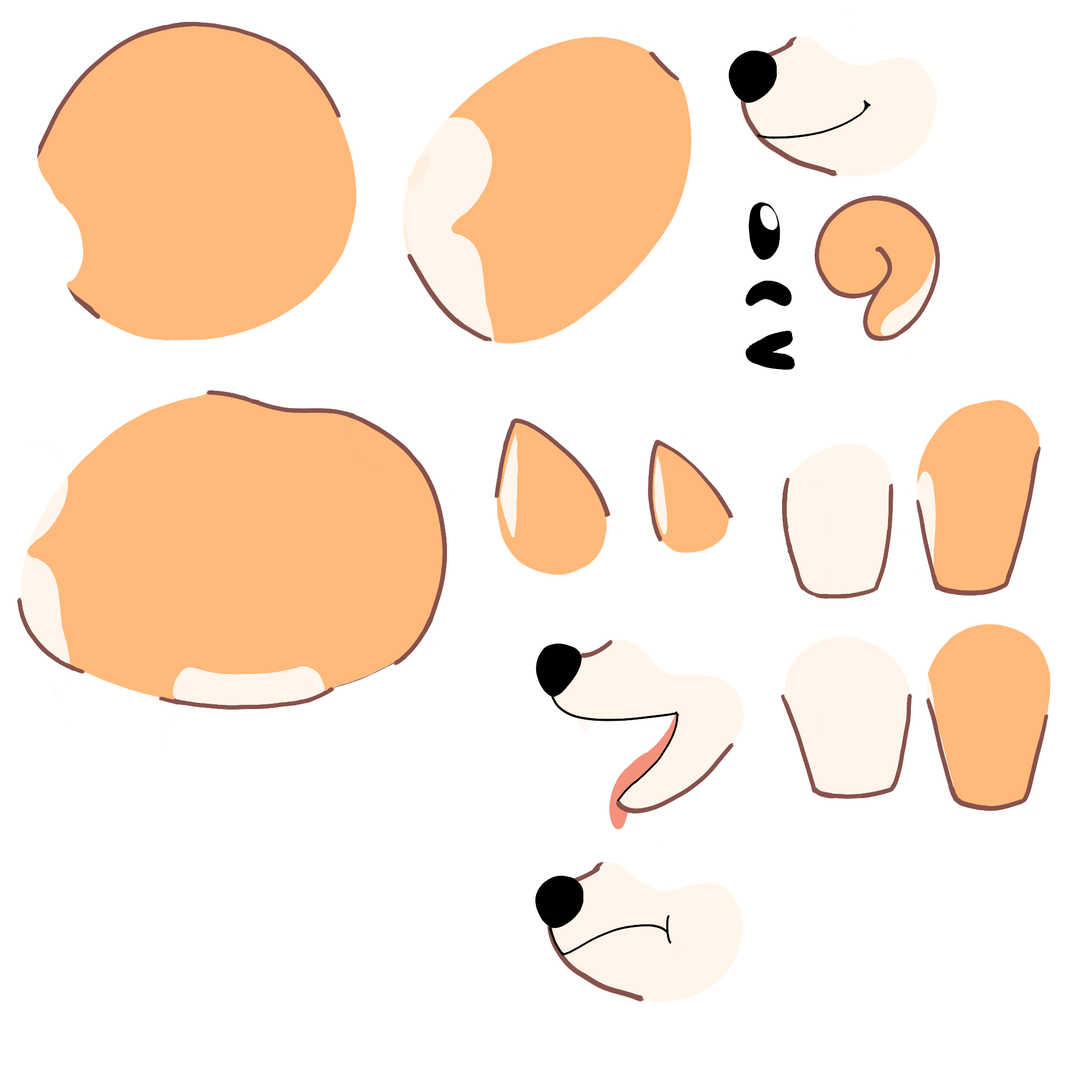
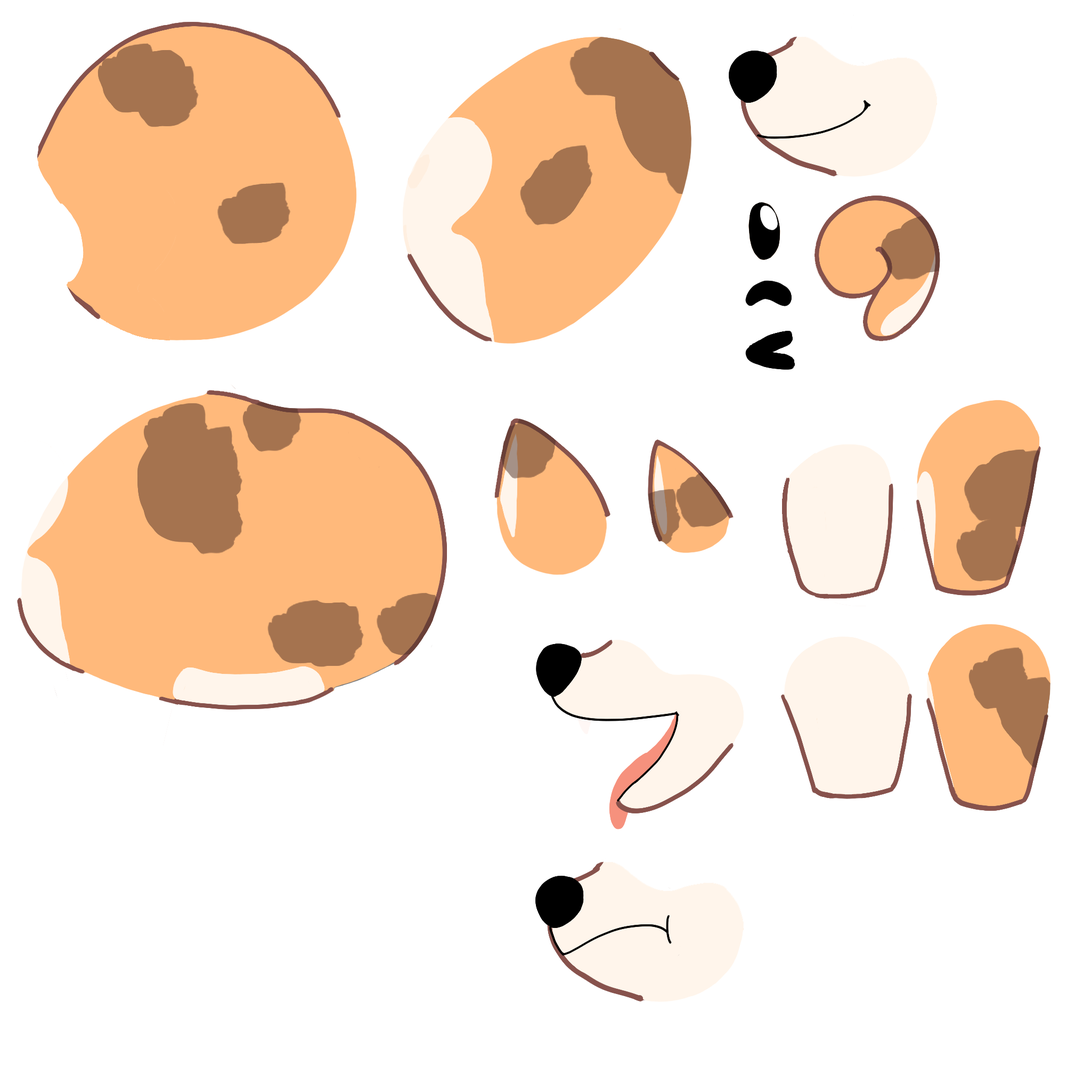
Layers edited between the first and the second 1091 x 1091 image:
removed group "side" (19 layers) over [97, 36, 1051, 769]
showed "Layer 1", opacity 100% → 50%, moved it out of group "side", painted on it over [97, 36, 1051, 769]
removed layer "head" from group "side" over [97, 43, 291, 245]
removed layer "front leg l" from group "side" over [968, 647, 1051, 769]
removed layer "b leg l" from group "side" over [956, 449, 1041, 582]
removed layer "tail" from group "side" over [881, 214, 941, 281]
removed layer "neck" from group "side" over [520, 36, 692, 226]
removed layer "body" from group "side" over [137, 401, 439, 668]
renamed "ear l" to "side", moved it out of group "side", painted on it over [97, 36, 1051, 769]
removed layer "ear r" from group "side" over [648, 472, 732, 545]
removed layer "Layer 2" from group "side" over [536, 425, 732, 545]
